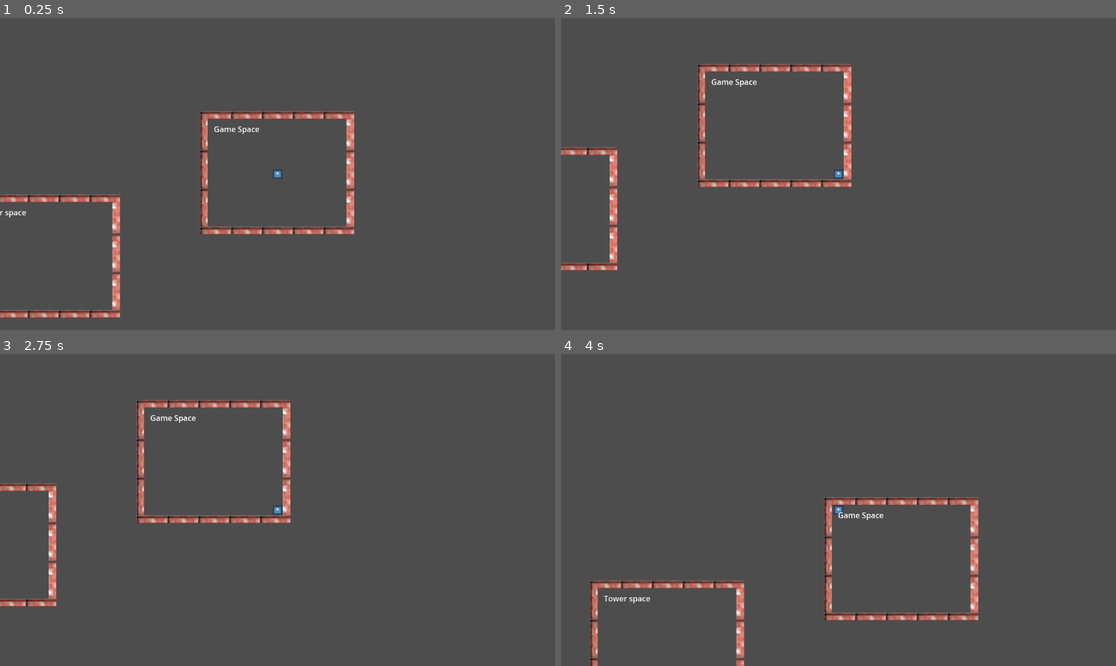
Above: before the commit, frames 1-4 (two rows, left to right).
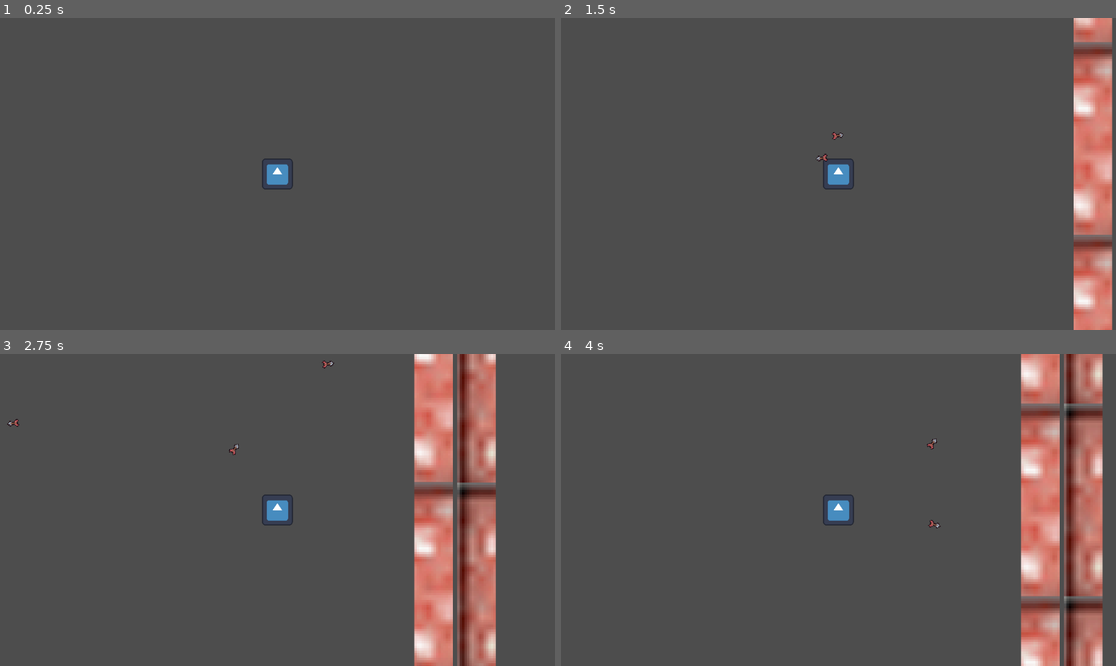
Above: after the commit, the same moments.

Repository: aidan-wolfson/WizardShooterProject
Game: Godot game, scene res://world/world.tscn
The game is run twice, just before and just after one commit, with the same random seed, the same clock (stepped at 60 frames per second) and the same inputs. The engine's default icon, where the game draws it, is replaced by a stand-in: a white triangle on a blue panel in a dark square.
Inputs (mouse positions are in pixels of both pictures, inside the frame that each line leads up to):
- Up to frame 1 (0.25 s): no input
- Up to frame 2 (1.5 s): tap Enter at 0.5 s; move the mouse to (960, 158) at 0.52 s; hold D (move_right) 0.53-1.28 s; click (960, 158) at 0.6 s; move the mouse to (727, 189) at 1.27 s; hold S (move_down) from 1.28 s (still down); click (727, 189) at 1.35 s
- Up to frame 3 (2.75 s): move the mouse to (333, 441) at 2.02 s; release S (move_down) at 2.03 s; hold D (move_right) from 2.03 s (still down); click (333, 441) at 2.1 s
- Up to frame 4 (4 s): move the mouse to (810, 572) at 2.77 s; release D (move_right) at 2.78 s; hold W (move_up) 2.78-3.53 s; click (810, 572) at 2.85 s; move the mouse to (1005, 556) at 3.52 s; hold A (move_left) from 3.53 s (still down); click (1005, 556) at 3.6 s

The runs differ from the first frame. In frame 1, 4.3% of the frame differs, in the area x 0-64%, y 29-96%; in frame 2, 11%; in frame 3, 18%; in frame 4, 18%, in the area x 5-98%, y 0-100%.

Commit message:
Sizing changes
Increased the size of both maps within their respective scenes by 10x. Player in world scene reset to scale of 1 (was 0.16) . Camera node zoom in player scene halved. This sizing change gives more room in each map, while keeping the player object visually smaller in game.

Diff:
--- a/Tower/tower.tscn
+++ b/Tower/tower.tscn
@@ -35,6 +35,7 @@
 size = Vector2(38, 7)
 
 [node name="Tower_Space" type="Node2D"]
+scale = Vector2(10, 10)
 
 [node name="TileMap" type="TileMap" parent="."]
 tile_set = SubResource("TileSet_jqmeu")
--- a/gamemap/gamemap.tscn
+++ b/gamemap/gamemap.tscn
@@ -35,6 +35,7 @@
 size = Vector2(38, 8)
 
 [node name="Game_Space" type="Node2D"]
+scale = Vector2(10, 10)
 
 [node name="TileMap" type="TileMap" parent="."]
 tile_set = SubResource("TileSet_jqmeu")
--- a/player/player.tscn
+++ b/player/player.tscn
@@ -20,6 +20,7 @@
 
 [node name="Camera2D" type="Camera2D" parent="."]
 scale = Vector2(0.24, 0.24)
+zoom = Vector2(0.5, 0.5)
 
 [node name="AttackTimer" type="Timer" parent="."]
 wait_time = 0.5
--- a/world/world.tscn
+++ b/world/world.tscn
@@ -7,12 +7,13 @@
 [node name="PlayerTesting" type="Node2D"]
 
 [node name="Player" parent="." instance=ExtResource("1_5kal6")]
-position = Vector2(487, -170)
-scale = Vector2(0.16, 0.16)
+position = Vector2(-2, 1)
+scale = Vector2(1, 1)
 MAX_SPEED = 600
 FRICTION = 5000
 
 [node name="Game_Space" parent="." instance=ExtResource("2_ueur2")]
+position = Vector2(13, 39)
 
 [node name="Tower_Space" parent="." instance=ExtResource("3_d4x4x")]
-position = Vector2(486, -173)
+position = Vector2(3230, 40)
